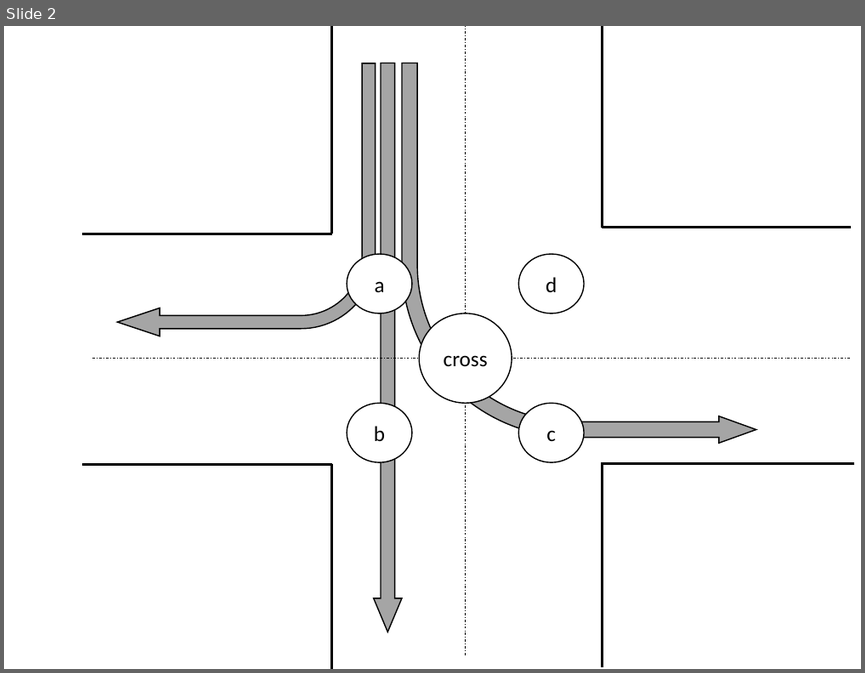
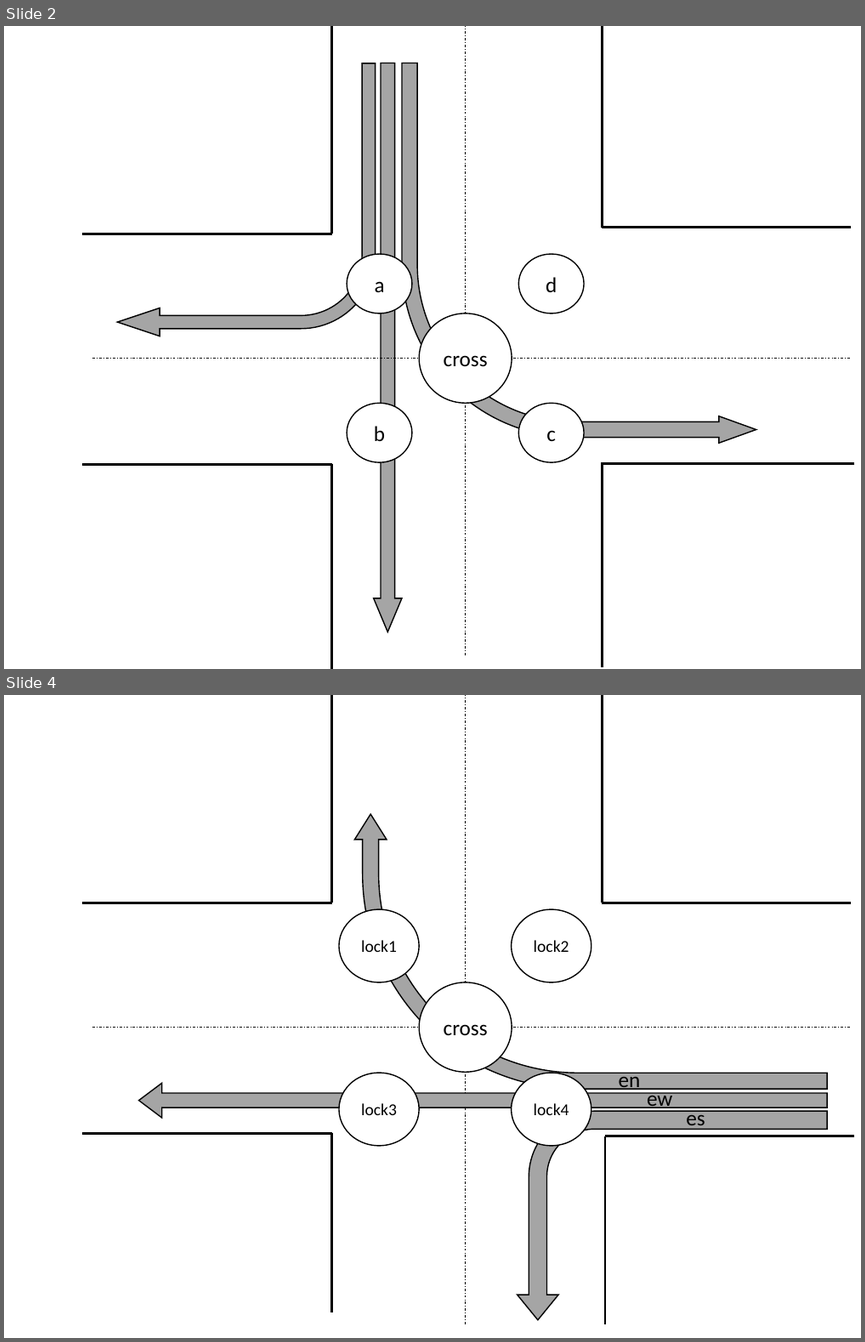
Before and after one commit to Sahara62/graduateResearch, a slide deck: 3-1-1.pptx. Shown one above the other, each under a label of ours: slide 2 before the commit, slides 2 and 4 after it; the slides between them are not shown. The pictures are 865x673 and 865x1342 pixels, drawn with LibreOffice and Linux fonts; fonts in the diff are those of the drawing. Boxes give left, top, right and bottom in pixels: in the first picture for what was removed or moved away, otherwise in the second. Text is boxed around its words. In the diff, an @@ line names an element or a change of style, - is before the commit and + after.

```diff
--- a/3-1-1.pptx
+++ b/3-1-1.pptx
@@ slide 4 added at bbox=[4, 695, 861, 1338], background #FFFFFF @@
@@ line added from (332, 695) to (332, 902), #000000 2 pt @@
@@ line added from (465, 1324) to (465, 695), #000000 0.5 pt dashed @@
@@ line added from (602, 695) to (602, 902), #000000 2 pt @@
@@ bent arrow added at bbox=[355, 814, 828, 1089], fill #A5A5A5, outline #000000 1 pt @@
@@ line added from (332, 902) to (83, 902), #000000 2 pt @@
@@ ellipse added at bbox=[339, 909, 419, 982], fill #FFFFFF, outline #000000 1 pt, 14 pt, text #000000 @@
+lock1
@@ ellipse added at bbox=[511, 909, 590, 982], fill #FFFFFF, outline #000000 1 pt, 14 pt, text #000000 @@
+lock2
@@ line added from (851, 902) to (602, 902), #000000 2 pt @@
@@ ellipse added at bbox=[419, 982, 511, 1072], fill #FFFFFF, outline #000000 1 pt, 18 pt, text #000000 @@
+cross
@@ line added from (92, 1027) to (851, 1027), #000000 0.5 pt dashed @@
@@ ellipse added at bbox=[339, 1073, 419, 1145], fill #FFFFFF, outline #000000 1 pt, 14 pt, text #000000 @@
+lock3
@@ ellipse added at bbox=[511, 1073, 590, 1145], fill #FFFFFF, outline #000000 1 pt, 14 pt, text #000000 @@
+lock4
@@ text added at bbox=[619, 1069, 641, 1092], 18 pt, text #000000 @@
+en
@@ left arrow added at bbox=[138, 1083, 827, 1118], fill #A5A5A5, outline #000000 1 pt @@
@@ text added at bbox=[647, 1088, 672, 1111], 18 pt, text #000000 @@
+ew
@@ bent arrow added at bbox=[517, 1110, 827, 1319], fill #A5A5A5, outline #000000 1 pt @@
@@ text added at bbox=[686, 1107, 704, 1130], 18 pt, text #000000 @@
+es
@@ line added from (332, 1133) to (83, 1133), #000000 2 pt @@
@@ line added from (332, 1133) to (332, 1312), #000000 2 pt @@
@@ line added from (605, 1136) to (605, 1324), #000000 2 pt @@
@@ line added from (854, 1136) to (605, 1136), #000000 2 pt @@
```
Also in this commit, not shown: 5 other slides added, 14 other files.
